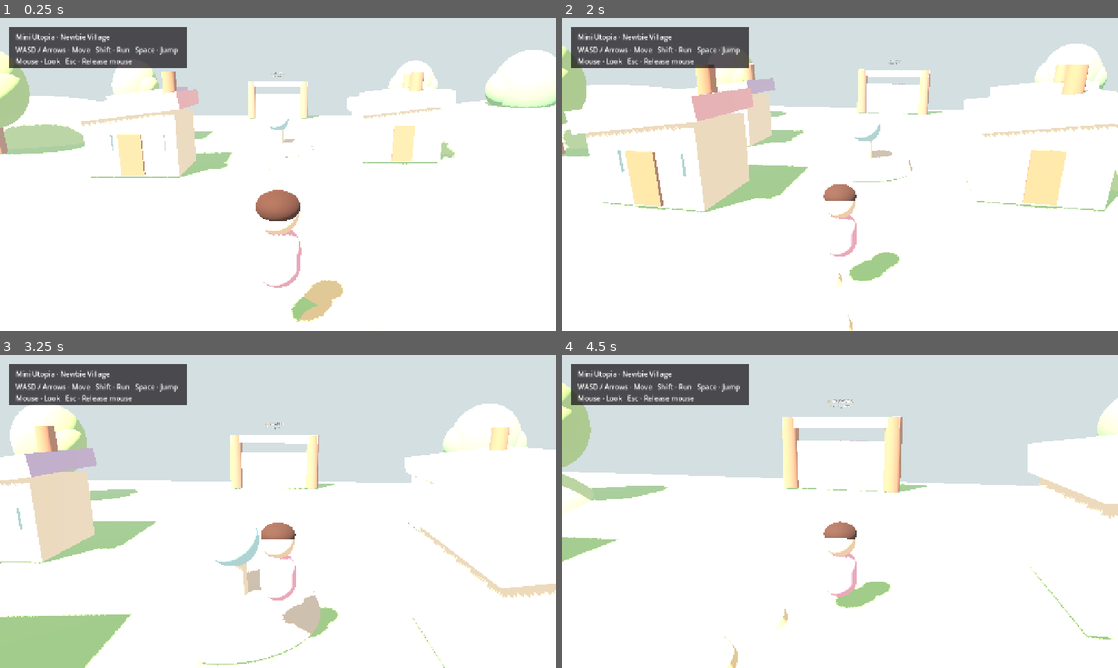
Above: before the commit, frames 1-4 (two rows, left to right).
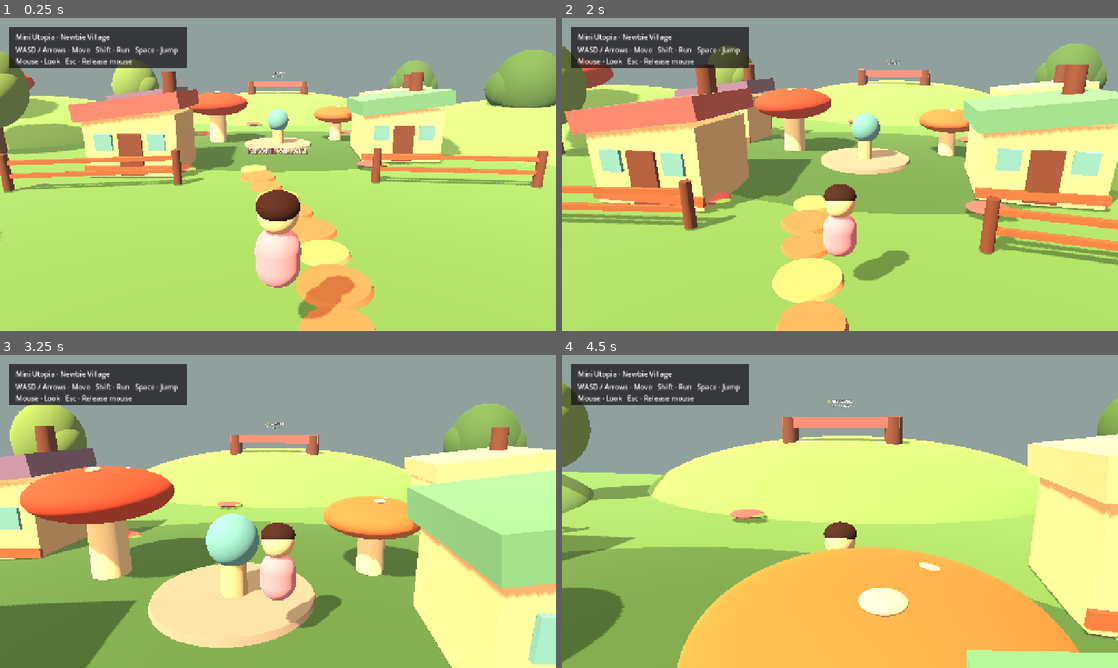
Above: after the commit, the same moments.

Repository: Mrlukahuang/mini-utopia-studio
Game: Godot game, scene res://scenes/main.tscn
Same seed, same stepped clock (60 frames per second), same inputs: the game is played once before the commit and once after it.
Inputs (mouse positions are in pixels of both pictures, inside the frame that each line leads up to):
- Up to frame 1 (0.25 s): no input
- Up to frame 2 (2 s): tap Enter at 0.5 s; move the mouse to (867, 174) at 0.52 s; hold Shift (run) 0.53-1.28 s; hold W (move_forward) from 0.53 s (still down); tap Space (jump) at 0.77, 1.52 s; move the mouse to (812, 174) at 1.27 s; tap Shift (run) at 1.35 s
- Up to frame 3 (3.25 s): keep holding W (move_forward); move the mouse to (289, 505) at 2.02 s; hold Shift (run) 2.03-2.78 s; move the mouse to (272, 517) at 2.77 s; tap Shift (run) at 2.85 s; tap Space (jump) at 3.02 s
- Up to frame 4 (4.5 s): keep holding W (move_forward); move the mouse to (878, 514) at 3.52 s; hold Shift (run) 3.53-4.28 s; tap Space (jump) at 3.77 s; move the mouse to (795, 508) at 4.27 s; tap Shift (run) at 4.35 s

The runs differ from the first frame. In frame 1, 96% of the frame differs, in the area x 0-100%, y 0-100%; in frame 2, 96%; in frame 3, 96%; in frame 4, 96%.

Commit message:
Polish Newbie Village toward warm storybook art direction

Diff:
--- a/godot/scripts/village.gd
+++ b/godot/scripts/village.gd
@@ -1,17 +1,24 @@
 extends Node3D
 
 var palette = {
-    "grass": Color("#8ECF82"),
-    "grass2": Color("#A8DA8C"),
-    "path": Color("#E8C994"),
-    "wood": Color("#9D6549"),
-    "cream": Color("#FFE7C8"),
-    "pink": Color("#F3A7B9"),
-    "mint": Color("#86CDBA"),
-    "lavender": Color("#B6A0DC"),
-    "leaf": Color("#6FB36C"),
-    "leaf2": Color("#94C66C"),
-    "stone": Color("#C9BDB2"),
+    "grass": Color("#6E9F61"),
+    "grass2": Color("#86B970"),
+    "grass_dark": Color("#527C4C"),
+    "path": Color("#C9895F"),
+    "path_light": Color("#E4B27C"),
+    "wood": Color("#7A4937"),
+    "wood_light": Color("#A96A45"),
+    "cream": Color("#EBC9A4"),
+    "cream_light": Color("#F4DFC1"),
+    "pink": Color("#C96D73"),
+    "mint": Color("#6FAE90"),
+    "lavender": Color("#8E78A9"),
+    "leaf": Color("#547D45"),
+    "leaf2": Color("#7DA258"),
+    "stone": Color("#AAA09A"),
+    "mushroom_red": Color("#C9563F"),
+    "mushroom_orange": Color("#D9824E"),
+    "mushroom_spot": Color("#F4DFC1"),
 }
 
 func _ready() -> void:
@@ -20,6 +27,7 @@
     _build_path()
     _build_village()
     _build_forest()
+    _build_storybook_dressing()
     _build_locked_gate()
 
 func _mat(color: Color, roughness := 0.86) -> StandardMaterial3D:
@@ -88,34 +96,46 @@
     var world_env := WorldEnvironment.new()
     var env := Environment.new()
     env.background_mode = Environment.BG_COLOR
-    env.background_color = Color("#A8D8E8")
+    env.background_color = Color("#88BBC4")
     env.ambient_light_source = Environment.AMBIENT_SOURCE_COLOR
-    env.ambient_light_color = Color("#FFF1DE")
-    env.ambient_light_energy = 0.72
+    env.ambient_light_color = Color("#E7C8A4")
+    env.ambient_light_energy = 0.34
     env.tonemap_mode = Environment.TONE_MAPPER_FILMIC
     env.fog_enabled = true
-    env.fog_light_color = Color("#D9EEF0")
-    env.fog_light_energy = 0.65
-    env.fog_density = 0.008
+    env.fog_light_color = Color("#B8CFCA")
+    env.fog_light_energy = 0.34
+    env.fog_density = 0.004
     world_env.environment = env
     add_child(world_env)
 
     var sun := DirectionalLight3D.new()
-    sun.rotation_degrees = Vector3(-52, -35, 0)
-    sun.light_color = Color("#FFF1D2")
-    sun.light_energy = 1.35
+    sun.rotation_degrees = Vector3(-48, -38, 0)
+    sun.light_color = Color("#F7D6A5")
+    sun.light_energy = 0.72
     sun.shadow_enabled = true
+    sun.shadow_opacity = 0.8
     add_child(sun)
 
 func _build_ground() -> void:
     _box("VillageGround", Vector3(0, -0.55, 0), Vector3(70, 1, 70), palette.grass, true)
-    for p in [Vector3(-20,0,18), Vector3(22,0,-15), Vector3(-25,0,-20)]:
+    for p in [
+        Vector3(-20,0,18), Vector3(22,0,-15), Vector3(-25,0,-20),
+        Vector3(25,0,20), Vector3(0,0,-34)
+    ]:
         _sphere("Hill", p + Vector3(0,-1.2,0), 8.0, palette.grass2, Vector3(1.8,0.55,1.4))
+    _sphere("VillageMound", Vector3(0,-1.0,-12), 12.0, palette.grass_dark, Vector3(1.2,0.12,0.85))
 
 func _build_path() -> void:
-    for i in range(-10, 11):
+    for i in range(-10, 12):
         var x := sin(float(i) * 0.42) * 1.3
-        _cylinder("PathStone", Vector3(x,0.02,float(i)*1.55), 0.75, 0.12, palette.path)
+        var width := 0.82 if i % 2 == 0 else 0.68
+        _cylinder(
+            "PathStone",
+            Vector3(x,0.02,float(i)*1.55),
+            width,
+            0.12,
+            palette.path_light if i % 3 == 0 else palette.path
+        )
 
 func _build_village() -> void:
     _cottage(Vector3(-7,0,-5), palette.pink)
@@ -125,15 +145,18 @@
 
     _cylinder("FountainBase", Vector3(0,0.25,-10), 2.2, 0.5, palette.stone, true)
     _cylinder("FountainStem", Vector3(0,1.0,-10), 0.35, 1.5, palette.cream)
-    _sphere("FountainBubble", Vector3(0,2.0,-10), 0.7, Color("#9EDBEC"))
+    _sphere("FountainBubble", Vector3(0,2.0,-10), 0.7, Color("#72B7C9"))
+    _mushroom(Vector3(-4.2,0,-11.5), 1.15, palette.mushroom_red)
+    _mushroom(Vector3(4.1,0,-12.0), 0.85, palette.mushroom_orange)
 
 func _cottage(origin: Vector3, accent: Color) -> void:
     _box("Cottage", origin + Vector3(0,1.5,0), Vector3(4.4,3.0,3.6), palette.cream, true)
+    _box("CottageTrim", origin + Vector3(0,0.38,1.86), Vector3(4.55,0.35,0.16), palette.wood_light)
     var roof := _box("Roof", origin + Vector3(0,3.35,0), Vector3(5.0,0.8,4.2), accent)
     roof.rotation_degrees.z = 7.0
     _box("Door", origin + Vector3(0,1.1,1.83), Vector3(1.1,2.0,0.18), palette.wood)
-    _box("Window", origin + Vector3(-1.25,1.7,1.84), Vector3(0.8,0.8,0.16), Color("#9EDBEC"))
-    _box("Window", origin + Vector3(1.25,1.7,1.84), Vector3(0.8,0.8,0.16), Color("#9EDBEC"))
+    _box("Window", origin + Vector3(-1.25,1.7,1.84), Vector3(0.8,0.8,0.16), Color("#78B9C7"))
+    _box("Window", origin + Vector3(1.25,1.7,1.84), Vector3(0.8,0.8,0.16), Color("#78B9C7"))
     _cylinder("Chimney", origin + Vector3(1.35,4.1,-0.6), 0.35, 1.8, palette.wood)
 
 func _build_forest() -> void:
@@ -141,7 +164,9 @@
         Vector3(-16,0,7), Vector3(-20,0,1), Vector3(-18,0,-9),
         Vector3(16,0,5), Vector3(20,0,-3), Vector3(18,0,-13),
         Vector3(-15,0,-25), Vector3(15,0,-27), Vector3(25,0,12),
-        Vector3(-27,0,13)
+        Vector3(-27,0,13), Vector3(-27,0,-4), Vector3(27,0,-7),
+        Vector3(-23,0,25), Vector3(20,0,27), Vector3(6,0,25),
+        Vector3(-7,0,27)
     ]
     for i in points.size():
         _tree(points[i], i % 2 == 0)
@@ -152,6 +177,97 @@
     _sphere("TreeCrown", origin + Vector3(0,4.1,0), 2.2, leaf_color, Vector3(1.0,1.15,1.0))
     _sphere("TreeCrown", origin + Vector3(1.0,3.8,0.4), 1.5, leaf_color)
     _sphere("TreeCrown", origin + Vector3(-1.0,3.9,-0.3), 1.55, leaf_color)
+
+func _mushroom(origin: Vector3, scale_factor: float, cap_color: Color) -> void:
+    var stem_height := 2.3 * scale_factor
+    _cylinder(
+        "MushroomStem",
+        origin + Vector3(0, stem_height * 0.5, 0),
+        0.48 * scale_factor,
+        stem_height,
+        palette.cream_light,
+        true
+    )
+    _sphere(
+        "MushroomCap",
+        origin + Vector3(0, stem_height + 0.28 * scale_factor, 0),
+        1.45 * scale_factor,
+        cap_color,
+        Vector3(1.25, 0.48, 1.25)
+    )
+    for offset in [
+        Vector3(-0.58,0.18,0.18),
+        Vector3(0.45,0.22,-0.32),
+        Vector3(0.1,0.3,0.52),
+    ]:
+        _sphere(
+            "MushroomSpot",
+            origin + Vector3(0, stem_height + 0.66 * scale_factor, 0)
+                + offset * scale_factor,
+            0.2 * scale_factor,
+            palette.mushroom_spot,
+            Vector3(1.0,0.35,1.0)
+        )
+
+func _fence_segment(origin: Vector3, length: float, yaw_degrees: float) -> void:
+    var root := Node3D.new()
+    root.position = origin
+    root.rotation_degrees.y = yaw_degrees
+    add_child(root)
+
+    for x in [-length * 0.5, length * 0.5]:
+        var post := _cylinder(
+            "FencePost",
+            Vector3.ZERO,
+            0.18,
+            1.55,
+            palette.wood,
+            false
+        )
+        remove_child(post)
+        root.add_child(post)
+        post.position = Vector3(x,0.78,0)
+
+    for y in [0.62, 1.2]:
+        var rail := _box(
+            "FenceRail",
+            Vector3.ZERO,
+            Vector3(length,0.18,0.18),
+            palette.wood_light,
+            false
+        )
+        remove_child(rail)
+        root.add_child(rail)
+        rail.position = Vector3(0,y,0)
+
+func _build_storybook_dressing() -> void:
+    _mushroom(Vector3(-13,0,8), 1.55, palette.mushroom_red)
+    _mushroom(Vector3(13,0,7), 1.3, palette.mushroom_orange)
+    _mushroom(Vector3(-22,0,-14), 1.7, palette.mushroom_red)
+    _mushroom(Vector3(22,0,-20), 1.45, palette.mushroom_orange)
+
+    _fence_segment(Vector3(-8,0,-1.5), 7.0, 8.0)
+    _fence_segment(Vector3(8,0,-2.0), 7.0, -6.0)
+    _fence_segment(Vector3(-12,0,-20), 6.0, -10.0)
+    _fence_segment(Vector3(12,0,-23), 6.0, 12.0)
+
+    for p in [
+        Vector3(-5,0.22,-4), Vector3(5,0.22,-5),
+        Vector3(-6,0.22,-16), Vector3(6,0.22,-17),
+        Vector3(-2.5,0.22,-23), Vector3(3.2,0.22,-25),
+    ]:
+        _sphere("FlowerPatch", p, 0.42, palette.pink, Vector3(1.8,0.35,1.4))
+        _sphere("FlowerLeaf", p + Vector3(0.5,0,0.2), 0.28, palette.leaf2, Vector3(1.5,0.25,1.0))
+
+    var welcome := Label3D.new()
+    welcome.text = "NEWBIE VILLAGE"
+    welcome.font_size = 34
+    welcome.modulate = Color("#F4DFC1")
+    welcome.outline_size = 8
+    welcome.outline_modulate = Color("#56372E")
+    welcome.position = Vector3(0,3.0,5.5)
+    welcome.billboard = BaseMaterial3D.BILLBOARD_ENABLED
+    add_child(welcome)
 
 func _build_locked_gate() -> void:
     var z := -31.0
